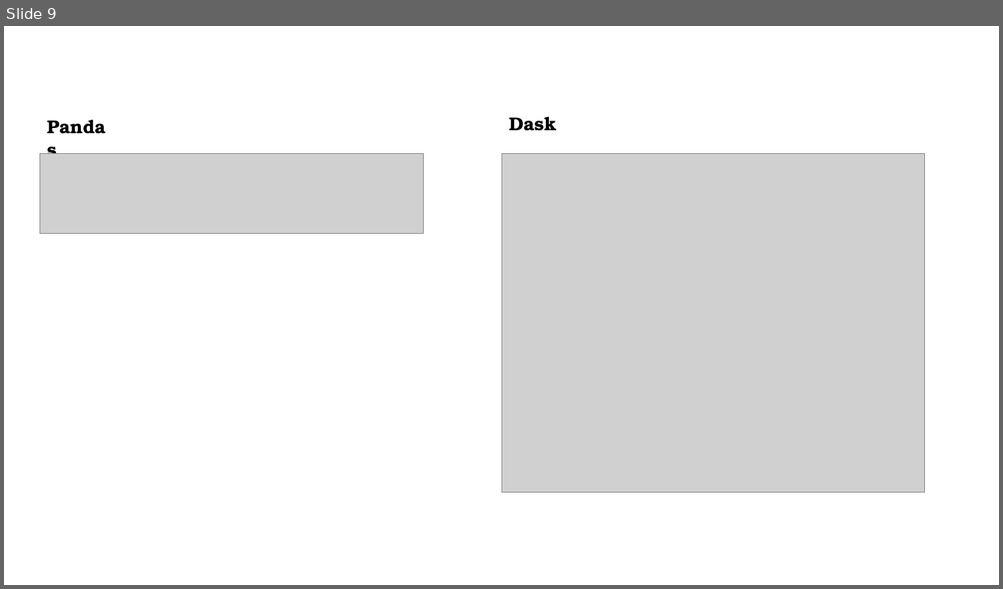
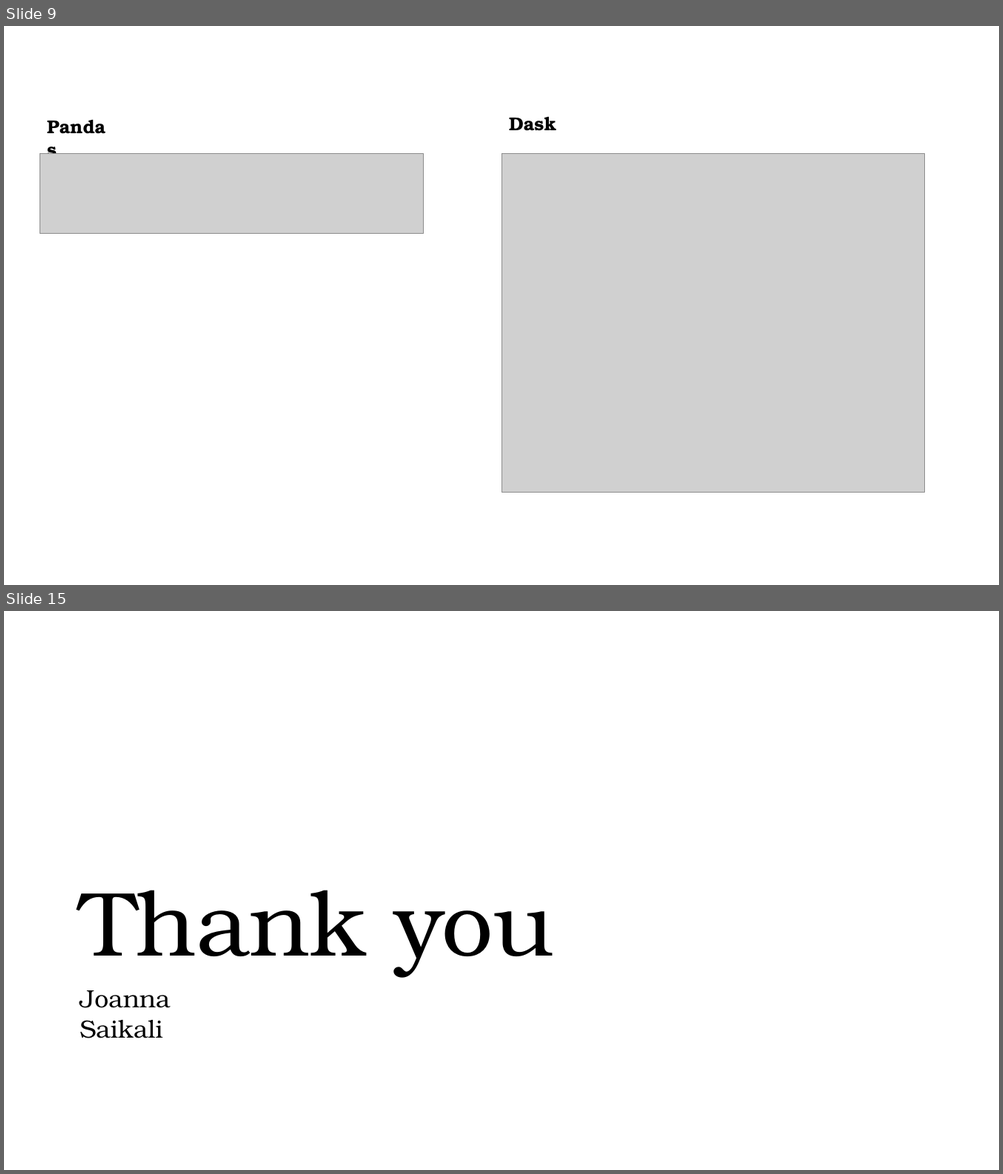
Before and after one commit to jsaikali/cscie29_final_project, a slide deck: ppt/DASK.pptx. Shown one above the other, each under a label of ours: slide 9 before the commit, slides 9 and 15 after it; the slides between them are not shown. The pictures are 1003x589 and 1003x1174 pixels, drawn with LibreOffice and Linux fonts; fonts in the diff are those of the drawing; grey boxes stand for pictures; background and template pictures are left out. Boxes give left, top, right and bottom in pixels: in the first picture for what was removed or moved away, otherwise in the second. Text is boxed around its words. In the diff, an @@ line names an element or a change of style, - is before the commit and + after.

```diff
--- a/ppt/DASK.pptx
+++ b/ppt/DASK.pptx
@@ slide 15 added at box(4, 611, 999, 1170), background #FFFFFF; not listed: 1 template element that a slide beside it also shows @@
@@ text added at box(79, 890, 555, 977), 88 pt, text #000000 @@
+Thank you
@@ text added at box(79, 991, 170, 1039), 24 pt, text #000000 @@
+Joanna Saikali
```
Also in this commit, not shown: 7 slides changed.
